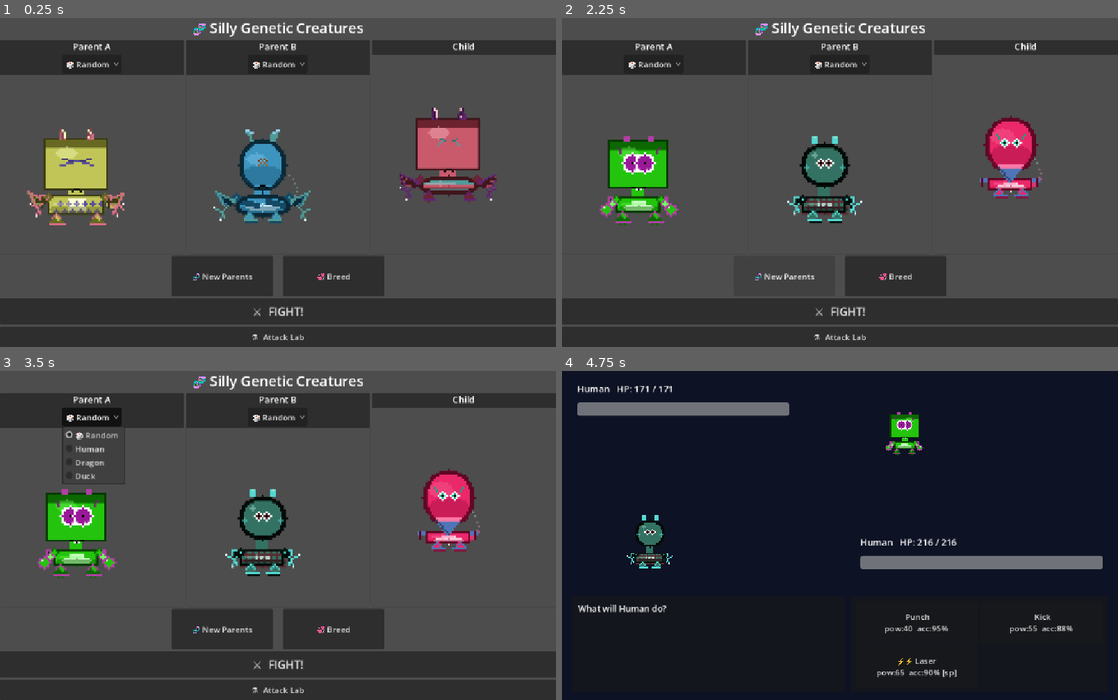
Above: before the commit, frames 1-4 (two rows, left to right).
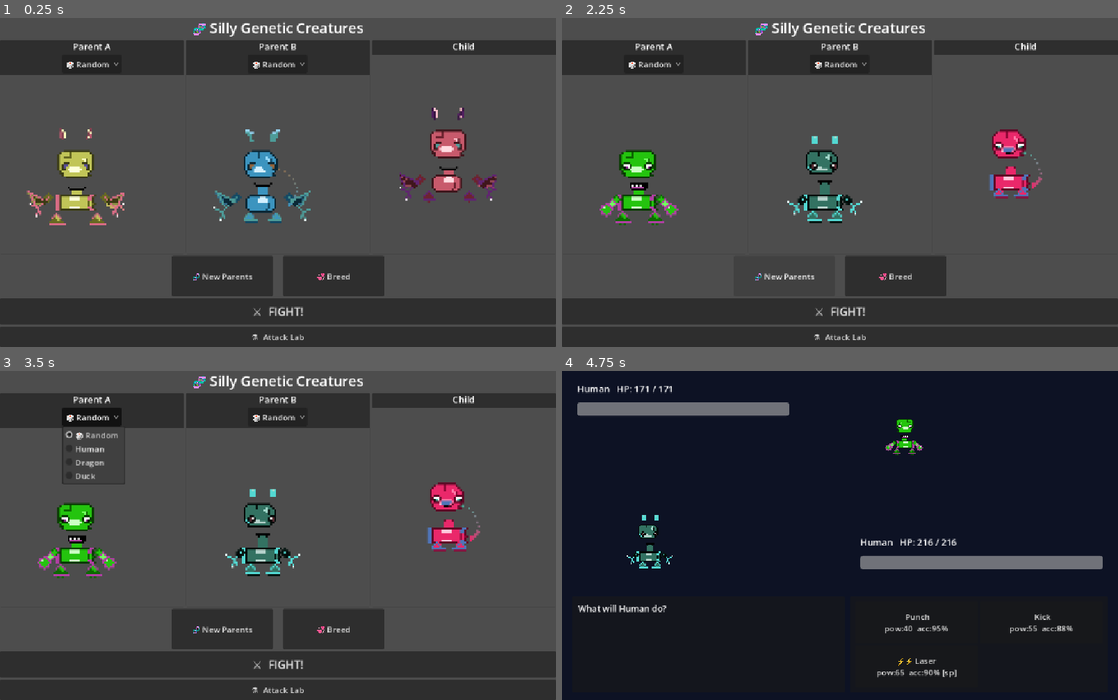
Above: after the commit, the same moments.

Repository: briday1/freak-game
Game: Godot game, scene res://scenes/main.tscn
Same seed, same stepped clock (60 frames per second), same inputs: the game is played once before the commit and once after it.
Inputs:
- Up to frame 1 (0.25 s): no input
- Up to frame 2 (2.25 s): click "💞 Breed" at 0.5 s; click "🧬 New Parents" at 1.25 s; click "🧬 New Parents" at 2 s
- Up to frame 3 (3.5 s): click "🎲 Random" at 2.75 s
- Up to frame 4 (4.75 s): click "🎲 Random" at 3.5 s; click "⚔️ FIGHT!" at 4.25 s

The runs differ from the first frame. In frame 1, 5.8% of the frame differs, in the area x 7-87%, y 28-62%; in frame 2, 4.7%; in frame 3, 4.7%; in frame 4, 0.9%.

Commit message:
Pixel stamp templates: head/body/eyes/mouth use hardcoded pixel arrays + PC.stamp()

Diff:
--- a/scripts/pixel_canvas.gd
+++ b/scripts/pixel_canvas.gd
@@ -16,6 +16,33 @@
 ## Create a blank transparent canvas image.
 static func make_image() -> Image:
 	return Image.create(CANVAS_SIZE, CANVAS_SIZE, false, Image.FORMAT_RGBA8)
+
+## Stamp a pixel-art template onto img at (ox, oy).
+## rows is an Array of Strings. Each character maps to a palette color:
+##   'B' body   'b' belly  's' shadow  'H' highlight  'A' accent
+##   'S' spot   'O' outline  'W' white  'K' black  '.' transparent
+## pal is the dict from PC.palette(). Any unknown char = transparent.
+static func stamp(img: Image, ox: int, oy: int, rows: Array, pal: Dictionary) -> void:
+	const MAP := {
+		'B': "body", 'b': "belly", 's': "shadow", 'H': "highlight",
+		'A': "accent", 'S': "spot", 'O': "outline",
+	}
+	for row: int in range(rows.size()):
+		var line: String = rows[row]
+		for col: int in range(line.length()):
+			var ch: String = line[col]
+			if ch == '.':
+				continue
+			var c: Color
+			if ch == 'W':
+				c = Color.WHITE
+			elif ch == 'K':
+				c = Color.BLACK
+			elif MAP.has(ch):
+				c = pal[MAP[ch]]
+			else:
+				continue
+			blend(img, ox + col, oy + row, c)
 
 # ── Colour palette ─────────────────────────────────────────────────────────────
 
--- a/scripts/traits/body_trait.gd
+++ b/scripts/traits/body_trait.gd
@@ -24,109 +24,93 @@
 		int(remap(genome["body_width"]  as float, 40.0, 120.0, 8.0, 14.0)),
 		int(remap(genome["body_height"] as float, 60.0, 160.0, 3.0,  6.0)))
 
+# Body stamp templates — different shapes/patterns.
+# Stamped with centre pixel at (CX, BY). Each is 21 wide x 13 tall, anchor (10,6).
+const BODY_ROUND := [
+	"......................",
+	"....OOOOOOOOOOo.......",
+	"...OBBBBBbbbBBBO......",
+	"..OBBBBBbbbbbBBBO.....",
+	"..OBBBBBbbbbbBBBO.....",
+	"..OBBBBBBBBBBsBBO.....",
+	"..OBBBBBBBBBBsBBO.....",
+	"..OBBBBBBBBBBsBBO.....",
+	"...OBBBBBBBBsBBO......",
+	"....OOOOOOOOOOO.......",
+	"......................",
+	"......................",
+	"......................",
+]
+const BODY_WIDE := [
+	"......................",
+	"..OOOOOOOOOOOOOOo....",
+	".OBBBBBBbbbBBBBBBO...",
+	"OBBBBBBBbbbbbBBBBBBO.",
+	"OBBBBBBBbbbbbBBBBBBO.",
+	"OBBBBBBBBBBBBsBBBBBO.",
+	"OBBBBBBBBBBBBsBBBBBO.",
+	".OBBBBBBBBBBBsBBBBO..",
+	"..OBBBBBBBBBBBBBBOO..",
+	"...OOOOOOOOOOOOOOO...",
+	"......................",
+	"......................",
+	"......................",
+]
+const BODY_ARMOR := [
+	"......................",
+	"AAOOOOOOOOOOOOOOOAAO..",
+	"AAOBBBBbbbbbBBBBAAO..",
+	"AAOBBBBbbbbbBBBBAAO..",
+	"AAOBBBBBBBBBBBBBsBO..",
+	"AAOBBBBBBBBBBBBBsBsO.",
+	"AAOBBBBBBBBBBBBBsBO..",
+	"AAOBBBBbbbbbBBBBAAO..",
+	"AAOOOOOOOOOOOOOOOAAO..",
+	"......................",
+	"......................",
+	"......................",
+	"......................",
+]
+const BODY_SPOTS := [
+	"......................",
+	"....OOOOOOOOOOo.......",
+	"...OBBSBBBbbbBBO......",
+	"..OBBBBSBbbbbbBBO.....",
+	"..OBBSBBBbbbbbBBO.....",
+	"..OBBBBBBBBBBsBBO.....",
+	"..OBSBBBBBBBBsBBO.....",
+	"..OBBBBSBBBBBsBBO.....",
+	"...OBBBBBBBBsBBO......",
+	"....OOOOOOOOOOO.......",
+	"......................",
+	"......................",
+	"......................",
+]
+
 func paint(genome: Dictionary) -> Image:
 	var img := PC.make_image()
 	var pal: Dictionary = PC.palette(genome)
-	var bsz := body_half_size(genome)
-	var bw: int   = bsz.x
-	var bh: int   = bsz.y
 	var round: float = genome["roundness"] as float
-	var str: float   = genome["strength"]  as float
 	var pat: float   = genome.get("pattern", 0.0) as float
 
-	# ── Neck connector ────────────────────────────────────────────────────────
+	# Neck connector (3px wide, from head bottom to body top)
 	var hr: int       = HeadTrait.head_radius(genome)
-	var neck_top: int = PC.HEAD_CY + hr
-	var neck_bot: int = BY - bh
-	var neck_w: int   = maxi(2, bw / 3)
+	var neck_top: int = PC.HEAD_CY + hr - 1
+	var neck_bot: int = BY - 5
 	if neck_bot > neck_top:
-		PC.fill_rect(img, CX - neck_w, neck_top, neck_w * 2, neck_bot - neck_top, pal["body"])
+		PC.fill_rect(img, CX - 2, neck_top, 5, neck_bot - neck_top, pal["body"])
+		PC.blend(img, CX - 2, neck_top, pal["outline"])
+		PC.blend(img, CX + 2, neck_top, pal["outline"])
 
-	# ── 1. Base silhouette ────────────────────────────────────────────────────
+	# Pick body stamp
+	var tmpl: Array
 	if round >= 0.65:
-		# BLOBBY: fat soft ellipse
-		PC.fill_ellipse(img, CX, BY, bw, bh, pal["body"])
+		tmpl = BODY_ROUND
 	elif round >= 0.30:
-		# CHONKY: wide blob with side bumps
-		PC.fill_ellipse(img, CX, BY, bw + 2, bh - 1, pal["body"])
-		PC.fill_ellipse(img, CX - bw + 1, BY, 3, maxi(2, bh / 2), pal["body"])
-		PC.fill_ellipse(img, CX + bw - 1, BY, 3, maxi(2, bh / 2), pal["body"])
+		tmpl = BODY_WIDE if pat < 0.5 else BODY_SPOTS
 	else:
-		# BLOCKY ARMORED: hard rectangle with shoulder plates and belly strip
-		PC.fill_rect(img, CX - bw, BY - bh, bw * 2, bh * 2, pal["body"])
-		PC.fill_rect(img, CX - bw - 4, BY - bh,       5, bh / 2 + 1, pal["accent"])
-		PC.fill_rect(img, CX + bw - 1, BY - bh,       5, bh / 2 + 1, pal["accent"])
-		PC.fill_rect(img, CX - bw / 3,  BY - bh + 2,  bw * 2 / 3, bh * 2 - 4, pal["belly"])
-		PC.line(img, CX - bw - 3, BY - bh + bh / 4, CX - bw - 3, BY + bh / 4, pal["outline"])
-		PC.line(img, CX + bw + 2, BY - bh + bh / 4, CX + bw + 2, BY + bh / 4, pal["outline"])
-
-	# ── 2. Pattern overlay ────────────────────────────────────────────────────
-	if pat < 0.25:
-		# PLAIN — soft belly
-		PC.fill_ellipse(img, CX, BY + bh / 3, maxi(2, bw * 2 / 3), maxi(2, bh / 3), pal["belly"])
-
-	elif pat < 0.50:
-		# SPOTS — scatter blobs of complementary colour
-		var spot: Color = pal["spot"]
-		var spacing: int = maxi(3, (bw + bh) / 4)
-		var row: int = 0
-		var sy: int  = BY - bh + spacing
-		while sy < BY + bh - 1:
-			var off: int = (spacing / 2) if (row % 2 == 0) else 0
-			var sx: int  = CX - bw + spacing + off
-			while sx < CX + bw - 1:
-				if _inside_body(sx, sy, bw, bh, round):
-					PC.fill_circle(img, sx, sy, maxi(1, spacing / 3), spot)
-				sx += spacing
-			sy += spacing
-			row += 1
-
-	elif pat < 0.75:
-		# STRIPES — horizontal bands
-		var sc: Color    = pal["spot"]
-		var band: int    = maxi(2, bh / 4)
-		var sy2: int     = BY - bh + band
-		var on: bool     = true
-		while sy2 < BY + bh:
-			if on:
-				for ssy: int in range(sy2, mini(sy2 + band, BY + bh)):
-					for ssx: int in range(CX - bw - 4, CX + bw + 5):
-						if _inside_body(ssx, ssy, bw, bh, round):
-							PC.blend(img, ssx, ssy, sc)
-			sy2 += band
-			on = !on
-
-	else:
-		# DIAMOND SCALES — repeating lattice
-		var sc2: Color = pal["spot"]
-		var d: int = maxi(3, (bw + bh) / 5)
-		for sy3: int in range(BY - bh, BY + bh + 1):
-			for ssx2: int in range(CX - bw - 4, CX + bw + 5):
-				if not _inside_body(ssx2, sy3, bw, bh, round):
-					continue
-				var gx: int = (ssx2 - CX + d * 4) % d
-				var gy: int = (sy3  - BY + d * 4) % d
-				if absi(gx - d / 2) + absi(gy - d / 2) <= d / 3:
-					PC.blend(img, ssx2, sy3, sc2)
-
-	# ── 3. Shading ────────────────────────────────────────────────────────────
-	var sh: Color = pal["shadow"];    sh.a    = 0.46
-	var hi: Color = pal["highlight"]; hi.a = 0.36
-	PC.fill_ellipse(img, CX,           BY + bh / 2,  bw,         bh / 2,     sh)
-	PC.fill_ellipse(img, CX - bw / 3,  BY - bh / 3,  bw / 2,     bh / 3,     hi)
-
-	# ── 4. Strength detail ────────────────────────────────────────────────────
-	if str >= 0.70:
-		for i: int in range(3):
-			var my: int = BY - bh + 2 + i * (bh / 3)
-			PC.line(img, CX - bw + 2, my, CX - 2,      my + 2, pal["shadow"])
-			PC.line(img, CX + 2,      my, CX + bw - 2, my + 2, pal["shadow"])
-
-	# ── 5. Outline ────────────────────────────────────────────────────────────
-	if round >= 0.30:
-		PC.outline_ellipse(img, CX, BY, bw + (2 if round < 0.65 else 0), bh, pal["outline"])
-	else:
-		PC.outline_rect(img, CX - bw, BY - bh, bw * 2, bh * 2, pal["outline"])
+		tmpl = BODY_ARMOR
+	PC.stamp(img, CX - 10, BY - 6, tmpl, pal)
 	return img
 
 static func _inside_body(px: int, py: int, bw: int, bh: int, round: float) -> bool:
--- a/scripts/traits/eyes_trait.gd
+++ b/scripts/traits/eyes_trait.gd
@@ -11,57 +11,44 @@
 			"min": Color(0.0, 0.0, 0.0), "max": Color(1.0, 1.0, 1.0) },
 	}
 
+# Eye stamps — 5 wide, 4 tall. Stamp left eye at (hc.x-7, ey), right at (hc.x+3, ey).
+# 'S'=iris/spot  'K'=pupil  'W'=white  'O'=outline/lash
+const EYE_CUTE := [
+	".OOO.",
+	"OWWWO",
+	"OWSKO",
+	".OOO.",
+]
+const EYE_MAD := [
+	"OOO..",
+	".SSO.",
+	"..SO.",
+	"..OO.",
+]
+const EYE_ROUND := [
+	".OO..",
+	"OWSO.",
+	"OKSO.",
+	".OO..",
+]
+
 func paint(genome: Dictionary) -> Image:
 	var img := PC.make_image()
 	var hc: Vector2i = HeadTrait.head_center(genome)
-	var r: int       = HeadTrait.head_radius(genome)
-	var esp: int     = int(remap(genome["eye_spacing"] as float, 5.0, 30.0, 1.0, 5.0))
-	var esz: int     = int(remap(genome["eye_size"]    as float, 3.0, 15.0, 1.0, 5.0))
+	var goofy: float = genome.get("goofiness", 0.0) as float
 	var pal := PC.palette(genome)
-	var col: Color   = pal["spot"]
-	var goofy: float = genome.get("goofiness", 0.0) as float
-	var eye_y: int   = hc.y - 1
-
+	var tmpl: Array
 	if goofy < 0.3:
-		# ANGRY: diagonal slash eyes angled inward — fierce look
-		for side: int in [-1, 1]:
-			var ex: int      = hc.x + side * esp
-			var inner_y: int = eye_y - 1
-			var outer_y: int = eye_y + 1
-			var y0: int      = inner_y if side == 1  else outer_y
-			var y1: int      = outer_y if side == 1  else inner_y
-			PC.line(img, ex - esz, y0, ex + esz, y1, col)
-		# Heavy brow ridge
-		PC.line(img, hc.x - esp - esz + 1, eye_y - 2, hc.x - 2, eye_y - 1, col.darkened(0.25))
-		PC.line(img, hc.x + 2, eye_y - 1, hc.x + esp + esz - 1, eye_y - 2, col.darkened(0.25))
-
+		tmpl = EYE_MAD
 	elif goofy < 0.68:
-		# NEUTRAL: simple round beady eyes
-		for side: int in [-1, 1]:
-			var ex: int = hc.x + side * esp
-			if esz >= 2:
-				PC.fill_circle(img, ex, eye_y, esz, Color.WHITE)
-				PC.fill_circle(img, ex, eye_y, esz - 1, col)
-				PC.blend(img, ex, eye_y, Color.BLACK)
-			else:
-				PC.blend(img, ex - 1, eye_y, Color.WHITE)
-				PC.blend(img, ex,     eye_y, col)
-
+		tmpl = EYE_ROUND
 	else:
-		# CUTE: big sparkling cartoon eyes
-		var big: int = esz + 1
-		for side: int in [-1, 1]:
-			var ex: int = hc.x + side * esp
-			PC.fill_circle(img, ex, eye_y, big, Color.WHITE)
-			PC.fill_circle(img, ex, eye_y, big - 1, col)
-			PC.blend(img, ex, eye_y, Color.BLACK)
-			# Sparkle highlights
-			PC.blend(img, ex - 1, eye_y - big + 1, Color(1, 1, 1, 0.95))
-			PC.blend(img, ex + 1, eye_y + big - 2, col.lightened(0.55))
-		# Eyelash flicks outward
-		if r >= 6:
-			for side: int in [-1, 1]:
-				var lx: int = hc.x + side * (esp + big + 1)
-				PC.line(img, lx, eye_y - big, lx + side, eye_y - big - 2, col.darkened(0.15))
-
+		tmpl = EYE_CUTE
+	var ey: int = hc.y - 1
+	# stamp left eye mirrored
+	var left: Array = []
+	for row: String in tmpl:
+		left.append(row.reverse())
+	PC.stamp(img, hc.x - 8, ey, left, pal)
+	PC.stamp(img, hc.x + 3, ey, tmpl, pal)
 	return img
--- a/scripts/traits/head_trait.gd
+++ b/scripts/traits/head_trait.gd
@@ -16,46 +16,72 @@
 static func head_radius(genome: Dictionary) -> int:
 	return int(remap(genome["head_size"] as float, 20.0, 70.0, 10.0, 14.0))
 
+# Three head stamp templates — 19 wide, 15 tall, centred at (9, 7) within stamp.
+# Stamped so that pixel (9,7) lands on head_center().
+const HEAD_ROUND := [
+	"....OOOOOOOOO....",
+	"..OBBBBsBBBBBO...",
+	".OBBBBBsBBBBBBO..",
+	"OBBBBBBsBBBHBBBO.",
+	"OBBBBBBBBBBHHsBBO",
+	"OBBBBBBBBBBBHsBBO",
+	"OBBBBBBBBBBBBsBBO",
+	"OBBBBBBBBBBBBsBBO",
+	"OBBBBBbbbBBBBBBBO",
+	"OBBBBbbbbbBBBBBBO",
+	".OBBBbbbbbbBBBBO.",
+	".OBBBBBBBBBBBBOo.",
+	"..OBBBBBBBBBBBOO..",
+	"...OOOOOOOOOO....",
+	".................",
+]
+const HEAD_WIDE := [
+	"...OOOOOOOOOOOOO...",
+	".OBBBBsBBBBBBBBBO.",
+	"OBBBBBsBBBBBBBBBBO",
+	"OBBssssBBBBBBBBBBO",
+	"OBBBBBBBBBBBHHsBBO",
+	"OBBBBBBBBBBBBHsBBO",
+	"OBBBBBBBBBBBBBsBBO",
+	"OBBBBBBBBBBBBBsBBO",
+	"OBBBBBbbbbbBBBBBBO",
+	"OBBBBbbbbbbbBBBBBO",
+	".OBBBBbbbbbBBBBBO.",
+	".OOBBBBBBBBBBBBOo.",
+	"..OBBBBBBBBBBBBOO..",
+	"....OOOOOOOOOOO....",
+	"...................",
+]
+const HEAD_BEAN := [
+	"..OOOOOOOOOOO....",
+	".OBBBBsBBBBBBO...",
+	"OBBBBBsBBBBHBBO..",
+	"OBBBBBBBBBHHsBBO.",
+	"OBBBBBBBBBBHsBBO.",
+	"OBBBBBBBBBBBsBBO.",
+	"OBBBBBBBBBBBBsBO.",
+	"OBBBBBBBBBBBBsBO.",
+	"OABBBbbbBBBBBBBO.",
+	".OABbbbbbbbBBBO..",
+	"..OBBBBBBBBBBOo..",
+	"..OOOOOOOOOOO....",
+	".................",
+	".................",
+	".................",
+]
+
 func paint(genome: Dictionary) -> Image:
 	var img := PC.make_image()
 	var pal: Dictionary = PC.palette(genome)
-	var hs: float  = genome["head_size"] as float
-	var r: int     = head_radius(genome)
-	var hc         := head_center(genome)
-
+	var hs: float = genome["head_size"] as float
+	var hc := head_center(genome)
+	var tmpl: Array
 	if hs >= 52.0:
-		# BOXY: wide rectangular skull — intimidating
-		var hw: int = r + 3
-		var hh: int = r
-		PC.fill_rect(img, hc.x - hw, hc.y - hh, hw * 2, hh * 2,     pal["body"])
-		PC.fill_rect(img, hc.x - hw, hc.y - hh, hw * 2, hh / 3 + 1, pal["shadow"])   # dark brow strip
-		PC.outline_rect(img, hc.x - hw, hc.y - hh, hw * 2, hh * 2,  pal["outline"])
-		# Brow ridge bumps
-		for side: int in [-1, 1]:
-			PC.fill_rect(img, hc.x + side * (hw / 2 - 1) - 1, hc.y - hh - 2, 3, 3, pal["accent"])
-		# Highlight top
-		var sh: Color = pal["highlight"]; sh.a = 0.4
-		PC.fill_ellipse(img, hc.x - hw / 3, hc.y - hh / 2, hw / 3, hh / 4, sh)
-
+		tmpl = HEAD_WIDE
 	elif hs <= 30.0:
-		# TINY: small bean — cute and round with big cheeks
-		PC.fill_ellipse(img, hc.x, hc.y, r + 1, r, pal["body"])
-		PC.outline_ellipse(img, hc.x, hc.y, r + 1, r, pal["outline"])
-		# Rosy cheek blobs
-		var blush: Color = pal["accent"]; blush.a = 0.55
-		PC.fill_circle(img, hc.x - r + 1, hc.y + 1, 1, blush)
-		PC.fill_circle(img, hc.x + r - 1, hc.y + 1, 1, blush)
-		# Shine
-		var sh2: Color = pal["highlight"]; sh2.a = 0.5
-		PC.fill_circle(img, hc.x - r / 2, hc.y - r / 2, 1, sh2)
-
+		tmpl = HEAD_BEAN
 	else:
-		# NORMAL: egg-shaped head — slightly taller than wide
-		PC.fill_ellipse(img, hc.x, hc.y, r, r + 1, pal["body"])
-		PC.outline_ellipse(img, hc.x, hc.y, r, r + 1, pal["outline"])
-		# Shading like the body
-		var sh3: Color = pal["shadow"];    sh3.a = 0.35
-		var hi3: Color = pal["highlight"]; hi3.a = 0.30
-		PC.fill_ellipse(img, hc.x, hc.y + r / 2, r - 1, r / 2,     sh3)
-		PC.fill_ellipse(img, hc.x - r / 3, hc.y - r / 3, r / 2, r / 3, hi3)
+		tmpl = HEAD_ROUND
+	# Stamp centred: anchor pixel is col 9, row 7 of the template
+	PC.stamp(img, hc.x - 9, hc.y - 7, tmpl, pal)
 	return img
--- a/scripts/traits/mouth_trait.gd
+++ b/scripts/traits/mouth_trait.gd
@@ -11,60 +11,50 @@
 		"bill_tip_offset": { "type": "float", "min": 0.0,  "max":  0.0 },  # duck overrides; tip skew
 	}
 
+# Mouth stamps — 9 wide, 4 tall. Stamp centred at hc.x - 4.
+# 'K'=black outline  'W'=teeth  'A'=tongue/accent  'H'=highlight
+const MOUTH_GRIN := [
+	"KKKKKKKKK",
+	"KWKWKWKKK",
+	"KAAAAAAKK",
+	".KKKKKKK.",
+]
+const MOUTH_FLAT := [
+	".........",
+	".KKKKKKK.",
+	".........",
+	".........",
+]
+const MOUTH_FROWN := [
+	".........",
+	"K.......K",
+	".KKKKKKK.",
+	".........",
+]
+const MOUTH_BILL := [
+	".HHHHH...",
+	"HAAAAAHO.",
+	".AAAAHO..",
+	"..KKOO...",
+]
+
 func paint(genome: Dictionary) -> Image:
 	var img := PC.make_image()
 	var hc: Vector2i  = HeadTrait.head_center(genome)
 	var r: int        = HeadTrait.head_radius(genome)
-	var mouth_y: int  = hc.y + r - 1
-	var mw: int       = int(remap(genome["mouth_width"] as float, 5.0, 40.0, 1.0, 5.0))
 	var goofy: float  = genome.get("goofiness", 0.0) as float
 	var bill: float   = genome.get("bill_size", 0.0) as float
-
-	# ── Duck bill ──────────────────────────────────────────────────────────────
+	var pal := PC.palette(genome)
+	var my: int = hc.y + r - 3
+	var tmpl: Array
 	if bill > 2.0:
-		var bh_px: int = int(remap(bill, 2.0, 20.0, 3.0, 7.0))
-		var bw_px: int = int(remap(bill, 2.0, 20.0, 3.0, 6.0))
-		var skew: int  = int(genome.get("bill_tip_offset", 0.0) as float)
-		var pal2 := PC.palette(genome)
-		var acc: Color = pal2["accent"]
-		var yel: Color = pal2["highlight"]
-		# Upper mandible
-		PC.fill_polygon(img, [
-			Vector2(hc.x - bw_px, mouth_y - 1),
-			Vector2(hc.x + bw_px, mouth_y - 1),
-			Vector2(hc.x + skew,  mouth_y + bh_px - 1),
-		], yel)
-		# Lower mandible (slightly smaller, offset down)
-		PC.fill_polygon(img, [
-			Vector2(hc.x - bw_px + 1, mouth_y + 1),
-			Vector2(hc.x + bw_px - 1, mouth_y + 1),
-			Vector2(hc.x + skew,       mouth_y + bh_px + 1),
-		], acc)
-		PC.line(img, hc.x - bw_px, mouth_y, hc.x + skew, mouth_y + bh_px, acc.darkened(0.4))
-		return img
-
-	# ── Normal mouth ───────────────────────────────────────────────────────────
-	if goofy < 0.25:
-		# STERN: tiny tight frown
-		var fw: int = maxi(1, mw / 2)
-		PC.line(img, hc.x - fw, mouth_y, hc.x + fw, mouth_y, Color.BLACK)
-		PC.blend(img, hc.x - fw - 1, mouth_y + 1, Color.BLACK)
-		PC.blend(img, hc.x + fw + 1, mouth_y + 1, Color.BLACK)
-
+		tmpl = MOUTH_BILL
+		my = hc.y + 1
+	elif goofy < 0.25:
+		tmpl = MOUTH_FROWN
 	elif goofy < 0.65:
-		# NEUTRAL: simple flat line
-		PC.line(img, hc.x - mw, mouth_y, hc.x + mw, mouth_y, Color.BLACK)
-
+		tmpl = MOUTH_FLAT
 	else:
-		# GOOFY GRIN: wide curved smile with teeth
-		for i: int in range(mw * 2 + 1):
-			var t: float = float(i) / float(mw * 2)
-			var px: int  = hc.x - mw + i
-			var py: int  = mouth_y + int(sin(t * PI) * float(mw) * 0.55)
-			PC.blend(img, px, py, Color.BLACK)
-		# Teeth row
-		for i: int in range(mw):
-			var tx: int = hc.x - mw / 2 + i
-			if i % 2 == 0:
-				PC.blend(img, tx, mouth_y + 1, Color.WHITE)
+		tmpl = MOUTH_GRIN
+	PC.stamp(img, hc.x - 4, my, tmpl, pal)
 	return img
